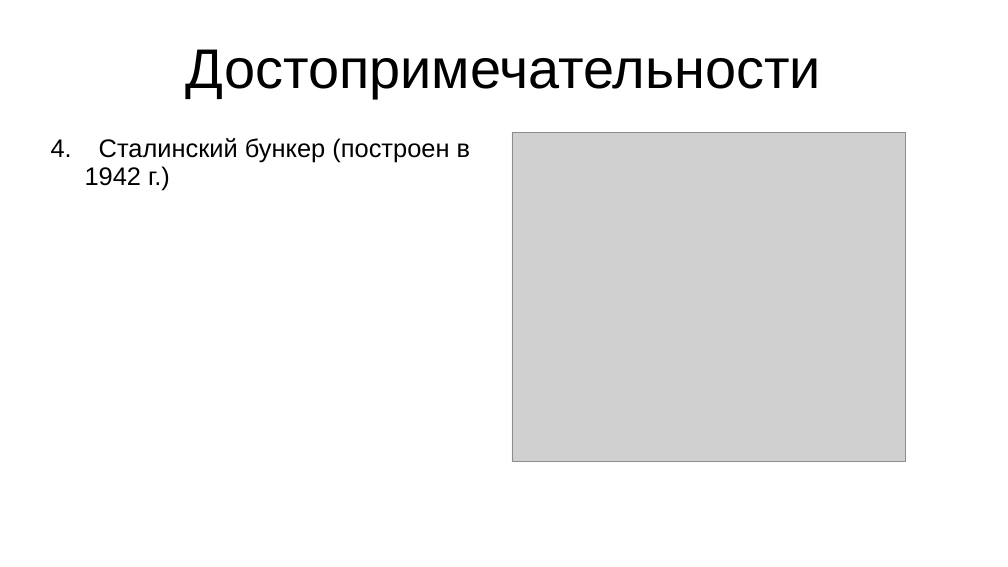
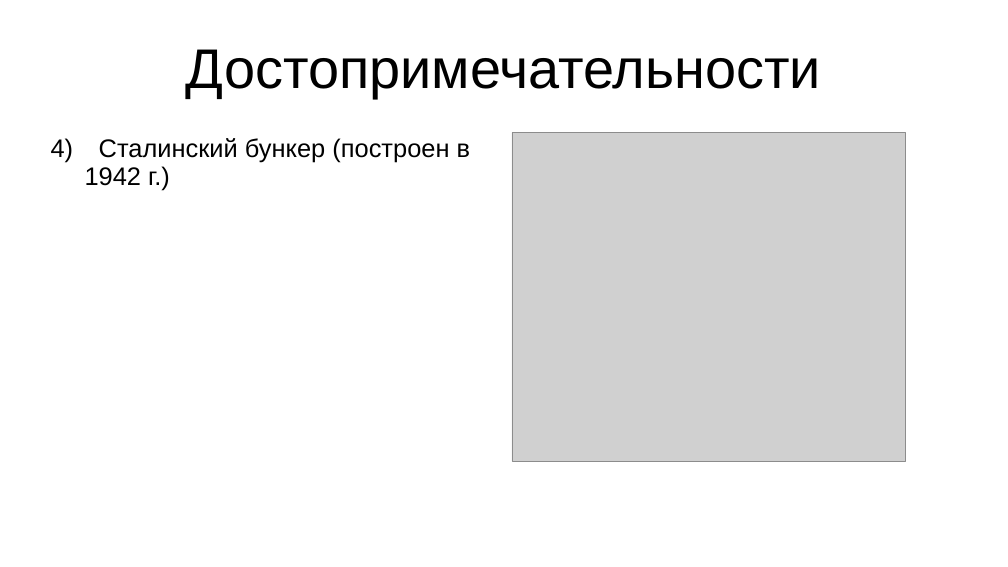
Before and after one commit to smooth7sphere/praesentation_samara, a slide deck: slide 10 of praesentation.odp (slide 9 before the commit). Drawn at 1008x567 pixels with LibreOffice and Linux fonts; fonts in the diff are those of the drawing; grey boxes stand for pictures; background and template pictures are left out. Boxes give left, top, right and bottom in pixels: in the first picture for what was removed or moved away, otherwise in the second. Text is boxed around its words. In the diff, an @@ line names an element or a change of style, - is before the commit and + after.

```diff
--- a/praesentation.odp
+++ b/praesentation.odp
@@ text "Сталинский бункер (построен в 1942 ..." at box(85, 138, 470, 191): bullet 1. to 1) @@
```
Also in this commit, not shown: 7 other slides changed, 1 slide added, 1 other file.
